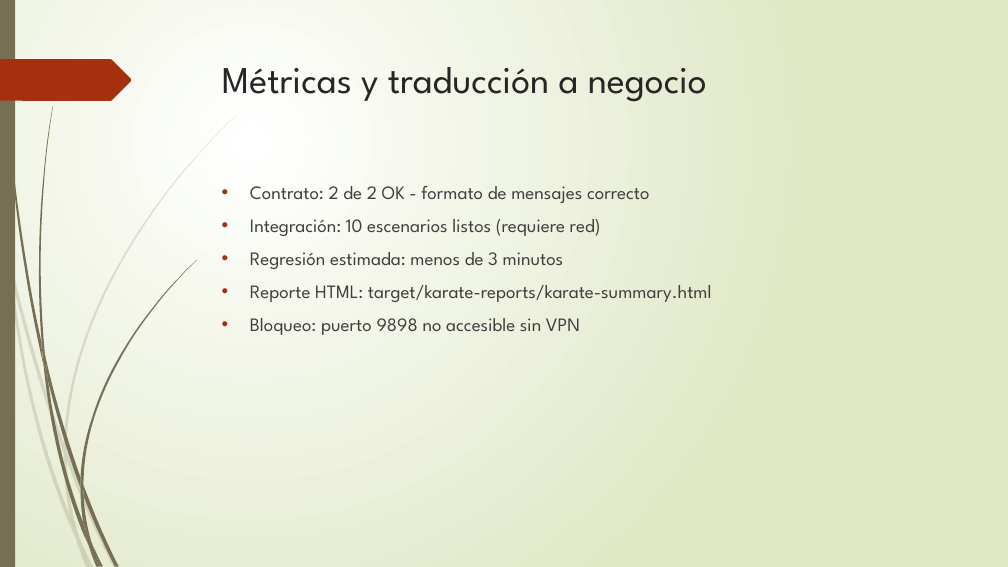
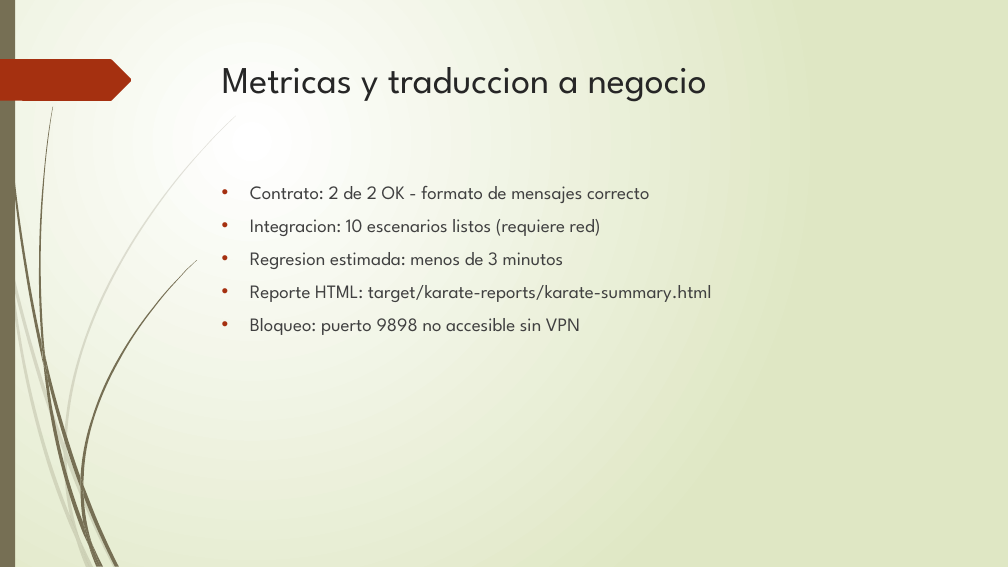
Before and after one commit to ymonne32/Plataforma-USSD, a slide deck: slide 13 of docs/Presentacion_Reto_USSD_QA.pptx. Drawn at 1008x567 pixels with LibreOffice and Linux fonts; fonts in the diff are those of the drawing. Boxes give left, top, right and bottom in pixels: in the first picture for what was removed or moved away, otherwise in the second. Text is boxed around its words. In the diff, an @@ line names an element or a change of style, - is before the commit and + after.

```diff
--- a/docs/Presentacion_Reto_USSD_QA.pptx
+++ b/docs/Presentacion_Reto_USSD_QA.pptx
@@ title at (x1=222, y1=67, x2=707, y2=102): text changed @@
-Métricas y traducción a negocio
+Metricas y traduccion a negocio
@@ text at (x1=250, y1=219, x2=601, y2=269): text changed @@
-• Integración: 10 escenarios listos (requiere red)
-• Regresión estimada: menos de 3 minutos
+• Integracion: 10 escenarios listos (requiere red)
+• Regresion estimada: menos de 3 minutos
```
Also in this commit, not shown: 15 other slides changed, 9 other files.
